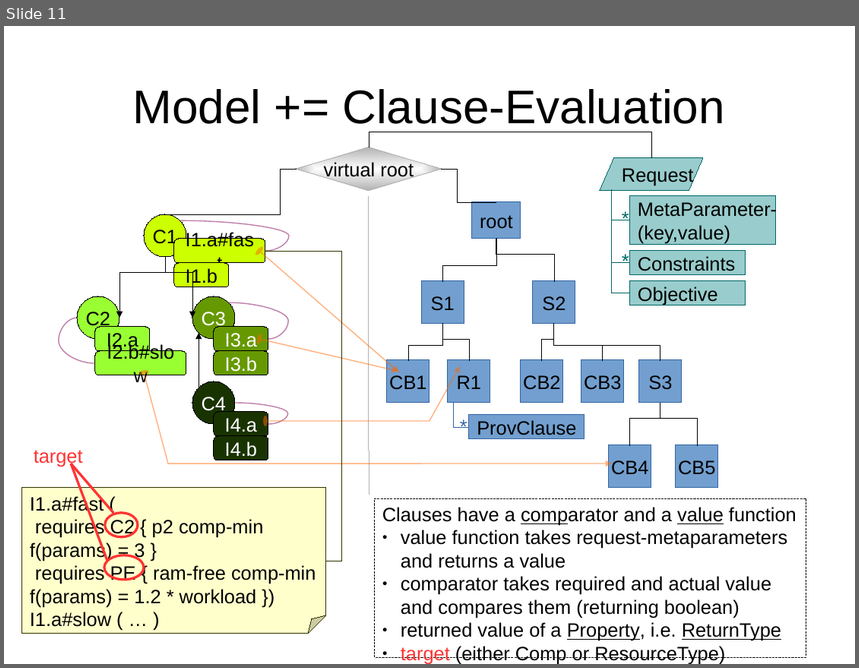
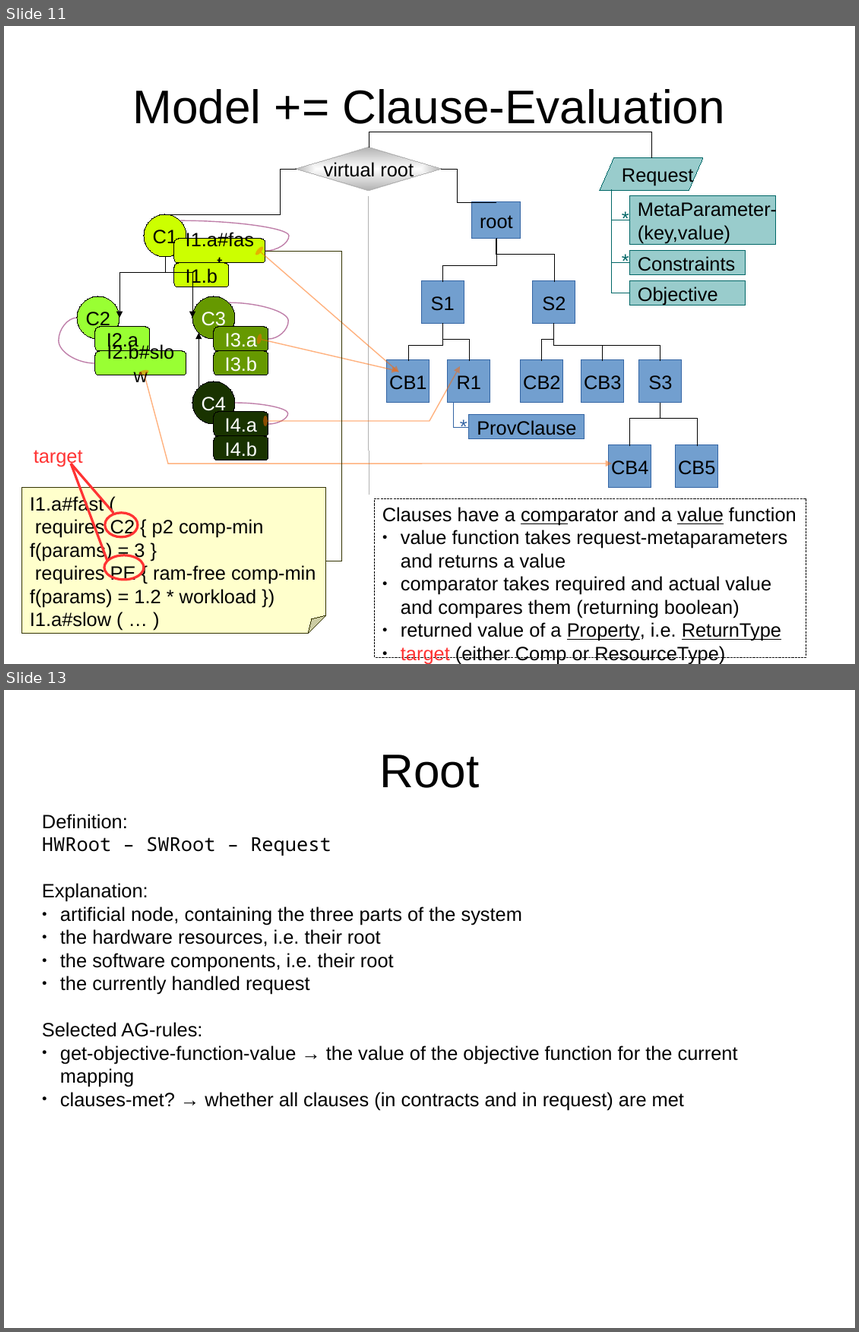
Before and after one commit to rene-schoene/racr-mquat, a slide deck: doc/the-model.odp. Shown one above the other, each under a label of ours: slide 11 before the commit, slides 11 and 13 after it; the slides between them are not shown. The pictures are 859x668 and 859x1332 pixels, drawn with LibreOffice and Linux fonts; fonts in the diff are those of the drawing. Boxes give left, top, right and bottom in pixels: in the first picture for what was removed or moved away, otherwise in the second. Text is boxed around its words. In the diff, an @@ line names an element or a change of style, - is before the commit and + after.

Commit message:
Begin with detailed docu of AST rules.

```diff
--- a/doc/the-model.odp
+++ b/doc/the-model.odp
@@ slide 13 added at [4, 690, 855, 1328], background #FFFFFF @@
@@ title added at [379, 755, 479, 788], 44 pt, text #000000 @@
+Root
@@ text added at [42, 814, 738, 1110], 18 pt, text #000000 @@
+Definition:
+HWRoot – SWRoot – Request
+Explanation:
+● artificial node, containing the three parts of the system
+● the hardware resources, i.e. their root
+● the software components, i.e. their root
+● the currently handled request
+Selected AG-rules:
+● get-objective-function-value → the value of the objective function for the current mapping
+● clauses-met? → whether all clauses (in contracts and in request) are met
```
Also in this commit, not shown: 15 other slides added, 1 other file.
